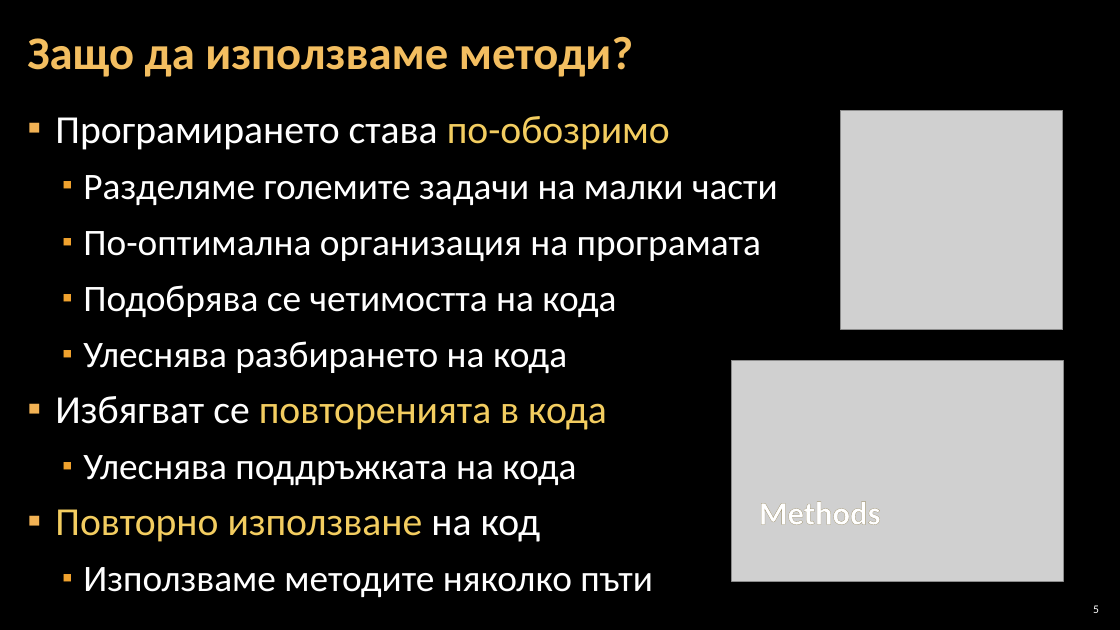
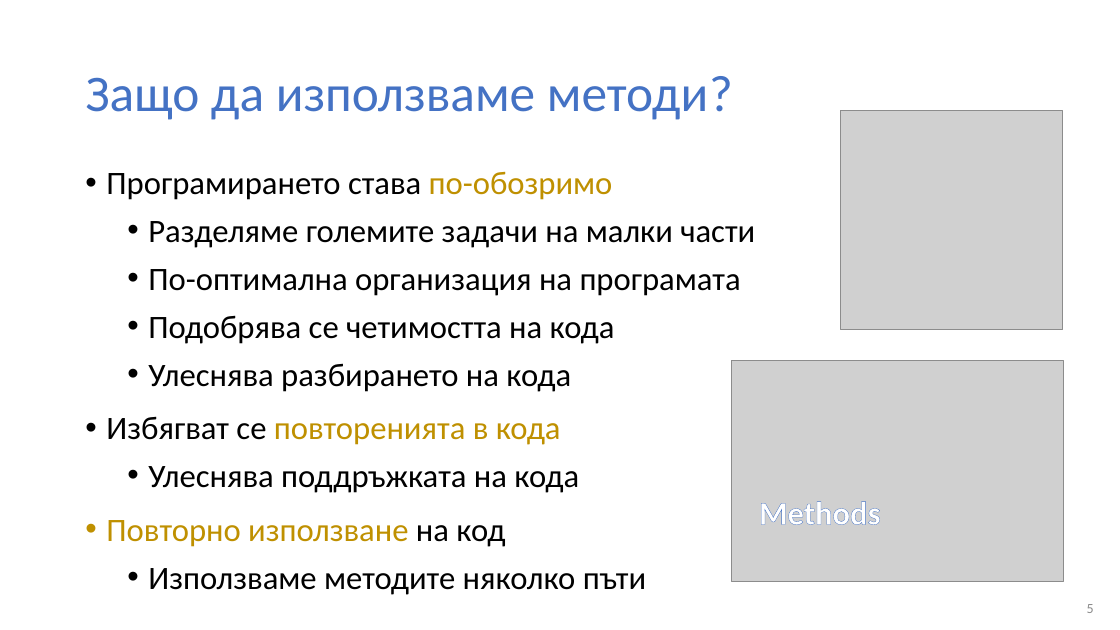
Before and after one commit to BG-IT-Edu/Free-Content, a slide deck: slide 5 of dmanolov/Информатика 11 клас, ПП (C#)/М0.Въведение в програмирането/06.Методи/06.1.Деклариране-и-извикване-на-методи.pptx. Drawn at 1120x630 pixels with LibreOffice and Linux fonts; fonts in the diff are those of the drawing; grey boxes stand for pictures; background and template pictures are left out. Boxes give left, top, right and bottom in pixels: in the first picture for what was removed or moved away, otherwise in the second. Text is boxed around its words. In the diff, an @@ line names an element or a change of style, - is before the commit and + after.

Commit message:
добавени материалите за методи

```diff
--- a/dmanolov/Информатика 11 клас, ПП (C#)/М0.Въведение в програмирането/06.Методи/06.1.Деклариране-и-извикване-на-методи.pptx
+++ b/dmanolov/Информатика 11 клас, ПП (C#)/М0.Въведение в програмирането/06.Методи/06.1.Деклариране-и-извикване-на-методи.pptx
@@ background picture (left out) to #FFFFFF @@
@@ title "Защо да използваме методи?": place and size @@
-title "Защо да използваме методи?" at (27,36,633,77)
+title "Защо да използваме методи?" at (85,76,733,120)
@@ title "Защо да използваме методи?" at (85,76,733,120): size 40 to 44 pt, text colour #F3BE60 to #4472C4, bold off @@
@@ text "Програмирането става по-обозримо": place and size @@
-text "Програмирането става по-обозримо" at (55,116,778,597)
+text "Програмирането става по-обозримо" at (106,171,755,547)
@@ text "Програмирането става по-обозримо" at (106,171,755,547): size 34 to 28 pt in "Програмирането става по-обозримо", "Избягват се повторенията в кода", "Повторно използване на код"; text colour #FFFFFF to #000000 in "Програмирането става", "Разделяме големите задачи на малки части", "По-оптимална организация на програмата", "Подобрява се четимостта на кода" and 5 more places; text colour #F3CD60 to #BF9000 in "по-обозримо", "повторенията в кода", "Повторно използване"; size 32 to 28 pt in "Разделяме големите задачи на малки части", "По-оптимална организация на програмата", "Подобрява се четимостта на кода", "Улеснява разбирането на кода" and 2 more places; bullet ▪ to •; less space between paragraphs @@
@@ text "Methods" at (759,501,881,525): letter outline #A19574 0.8 pt to #4472C4 0.8 pt @@
@@ page number at (1087,604,1094,613): size 10 to 12 pt, text colour #FFFFFF to #8C8C8C @@
```
Also in this commit, not shown: 22 other slides changed, 6 other files.
